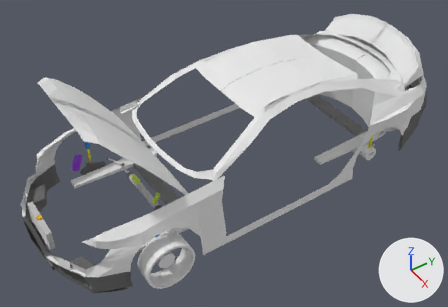
A saved change to the Blender file BMW/bmw150i.blend.
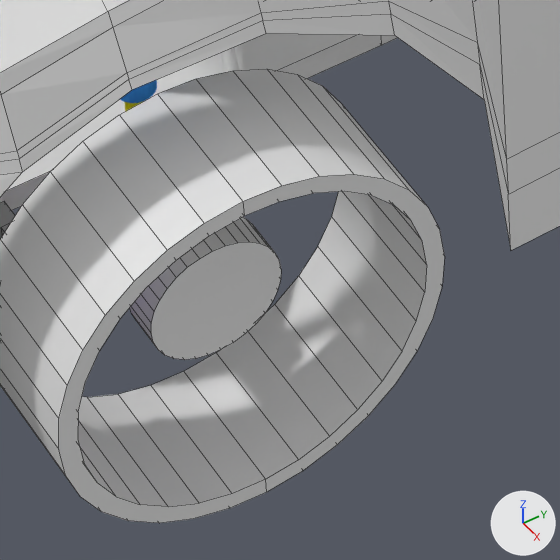
Each version is shown whole from a 50 mm lens placed at (8.72, -6.03, 8.53), pointed at (0.36, -0.43, 0.19), then close up on the part from 31% to 47% of the width and 73% to 95% of the height. The lights are fixed; the arrows at lower right show +X, +Y and +Z. The close-ups show mesh edges as thin lines.

Before the edit, the objects in view are built like this:
```python
me_cube = bpy.data.meshes.new('Cube')
me_cube.from_pydata(...)  # 44 vertices, 38 faces; spans x -1.29..1.29, y -10.46..3.31, z -1.0..1.0
me_cylinder_024 = bpy.data.meshes.new('Cylinder.024')
me_cylinder_024.from_pydata(...)  # 192 vertices, 102 faces; spans x -1.0..1.0, y -1.0..1.0, z -1.0..1.0
me_plane_001 = bpy.data.meshes.new('Plane.001')
me_plane_001.from_pydata(...)  # 492 vertices, 344 faces, 4 loose edges; spans x -3.0..3.0, y -245.0..1.0, z -1.0..2.0
me_plane_001.materials.append(mat_bodymat)  # its picture is missing
ob_body = bpy.data.objects.new('body', me_plane_001)
ob_body.location = (0.0, -4.49, -0.208)
ob_body.scale = (0.613, -0.0375, 1.0)
ob_frontsuspensionframe = bpy.data.objects.new('frontSuspensionFrame', me_cube)
ob_frontsuspensionframe.location = (0.02, -1.785, -0.372)
ob_frontsuspensionframe.scale = (1.0, 0.143, 0.0359)
ob_wheel = bpy.data.objects.new('wheel', me_cylinder_024)
ob_wheel.location = (1.803, -2.677, -0.365)
ob_wheel.rotation_euler = (0.0, 1.571, 0.0)  # degrees (0, 90, 0)
ob_wheel.scale = (0.505, 0.505, 0.192)
```
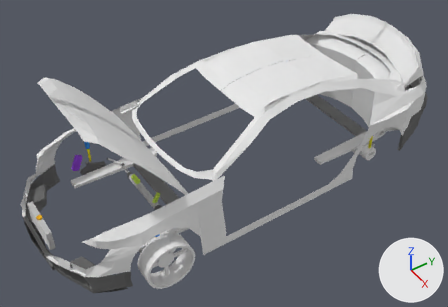
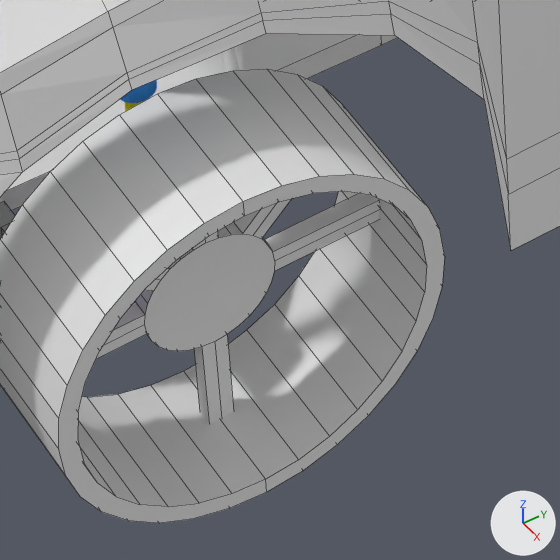
Diff of the bpy script that builds the scene:
```diff
--- a/BMW/bmw150i.blend.py
+++ b/BMW/bmw150i.blend.py
@@ me_cylinder_024 @@
 # used by ob_wheel; location = (1.803, -2.677, -0.365); rotation_euler = (0.0, 1.571, 0.0), in degrees (0, 90, 0); scale = (0.505, 0.505, 0.192)
-me_cylinder_024.from_pydata(...)  # 192 vertices, 102 faces; spans x -1.0..1.0, y -1.0..1.0, z -1.0..1.0
+me_cylinder_024.from_pydata(...)  # 234 vertices, 144 faces; spans x -1.0..1.0, y -1.0..1.0, z -1.0..1.0
+# me_cylinder_024 part 1
+# 12 faces are deleted
+# 32 vertices in x -0.32..0.36, y -0.33..0.35, z -0.48 move by (0.0, 0.0, 0.15)
+# 32 vertices in x -0.32..0.36, y -0.33..0.35, z 0.05 move by (0.0, 0.0, -0.15)
+# 29 vertices are added at x -0.91..0.36, y -0.91..0.91, z -0.33..-0.1
+# 6 new vertices lie (0.57, 0.0, 0.0) away from vertices in x 0.35..0.36, y -0.06..0.07, z -0.33..-0.1
+# 7 new vertices lie (0.0, 0.0, 0.23) away from vertices in x -0.91..0.02, y -0.91..0.91, z -0.33
+# 54 new faces join them
```

Location of each change, [x1, y1, x2, y2] in pixels of the close-ups (560 x 560 px):
part 1 of me_cylinder_024, built on: before [130, 217, 281, 360]; after [96, 193, 379, 424]
